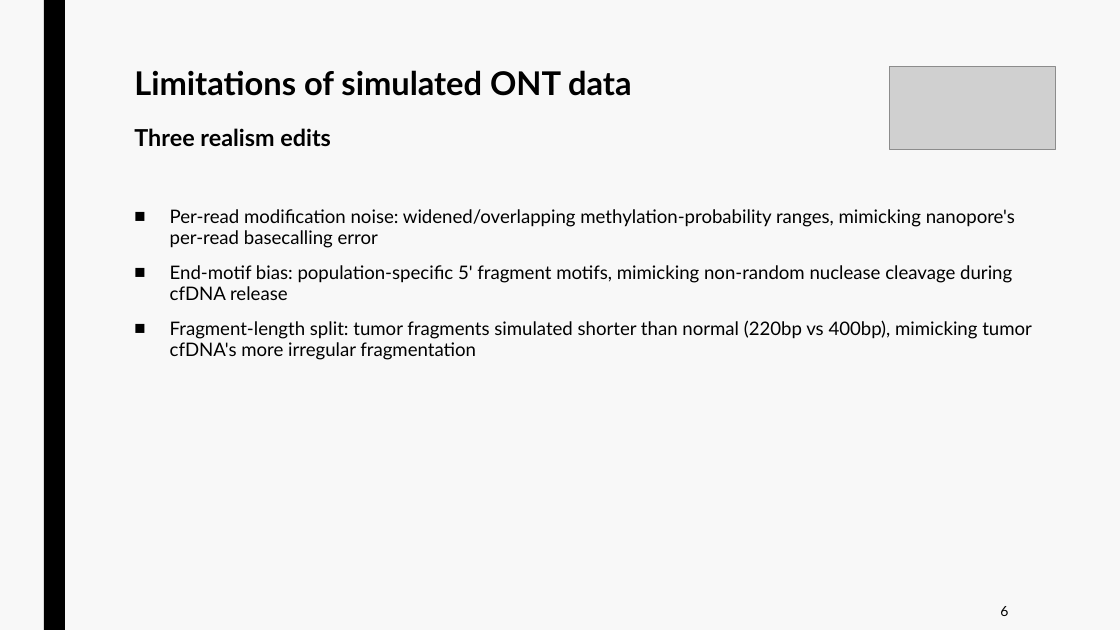
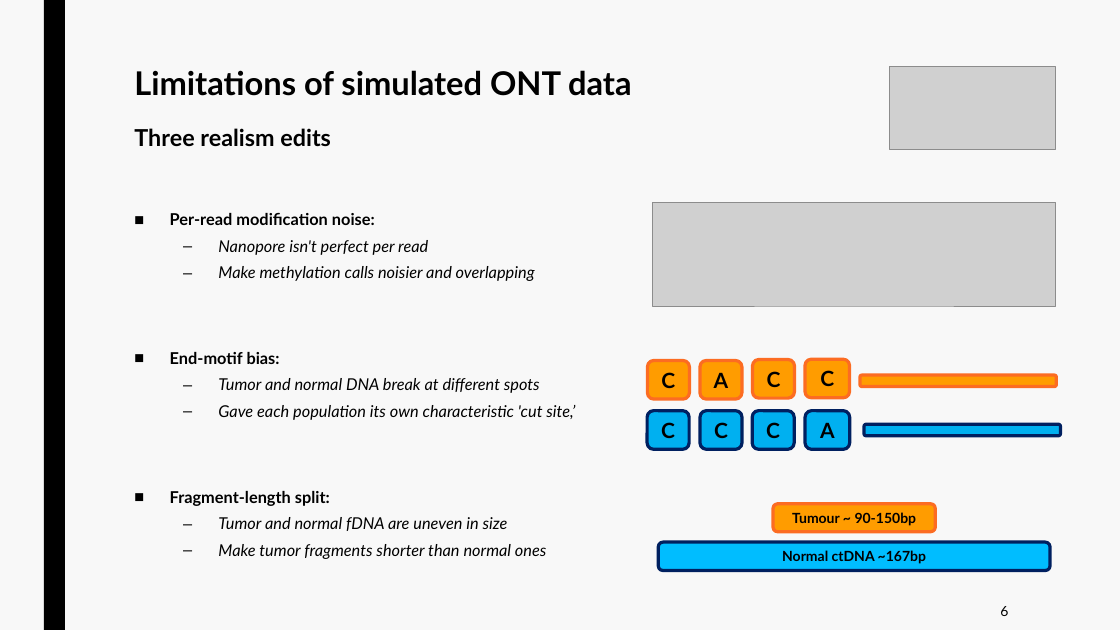
Before and after one commit to jurtasun/presentations, a slide deck: slide 12 of 202609_vhio_symposium/202609_vhio_technical.ppt (slide 13 before the commit). Drawn at 1120x630 pixels with LibreOffice and Linux fonts; fonts in the diff are those of the drawing; grey boxes stand for pictures. Boxes give left, top, right and bottom in pixels: in the first picture for what was removed or moved away, otherwise in the second. Text is boxed around its words. In the diff, an @@ line names an element or a change of style, - is before the commit and + after.

```diff
--- a/202609_vhio_symposium/202609_vhio_technical.ppt
+++ b/202609_vhio_symposium/202609_vhio_technical.ppt
@@ picture added at <box>653,202,1055,307</box> @@
@@ text at <box>170,213,575,559</box>: text changed; size 16 to 14 pt; italic on @@
-■ Per-read modification noise: widened/overlapping methylation-probability ranges, mimicking nanopore's per-read basecalling error
-■ End-motif bias: population-specific 5' fragment motifs, mimicking non-random nuclease cleavage during cfDNA release
-■ Fragment-length split: tumor fragments simulated shorter than normal (220bp vs 400bp), mimicking tumor cfDNA's more irregular fragmentation
+■ Per-read modification noise:
+  – Nanopore isn't perfect per read
+  – Make methylation calls noisier and overlapping
+■ End-motif bias:
+  – Tumor and normal DNA break at different spots
+  – Gave each population its own characteristic 'cut site,’
+■ Fragment-length split:
+  – Tumor and normal fDNA are uneven in size
+  – Make tumor fragments shorter than normal ones
@@ group added at <box>647,360,1061,450</box>: 10 rounded rectangles @@
+C
+A
+C
+C
+C
+C
+C
+A
@@ rounded rectangle added at <box>773,504,935,532</box>, fill #FF9C00, outline #FC6C22 2.75 pt, 12 pt, text #000000, bold @@
+Tumour ~ 90-150bp
@@ rounded rectangle added at <box>659,542,1050,571</box>, fill #00BDFF, outline #002060 2.75 pt, 12 pt, text #000000, bold @@
+Normal ctDNA ~167bp
```
Also in this commit, not shown: 12 other slides changed, 8 slides added, 16 slides removed, 5 other files.
